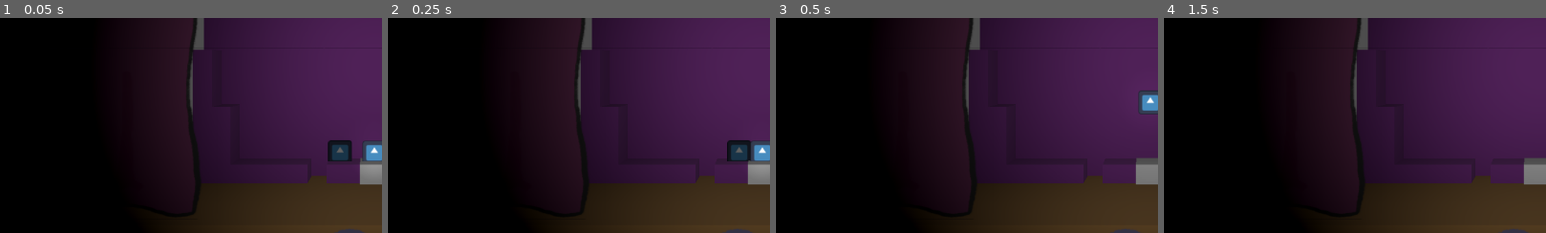
Above: before the commit, frames 1-4 (left to right).
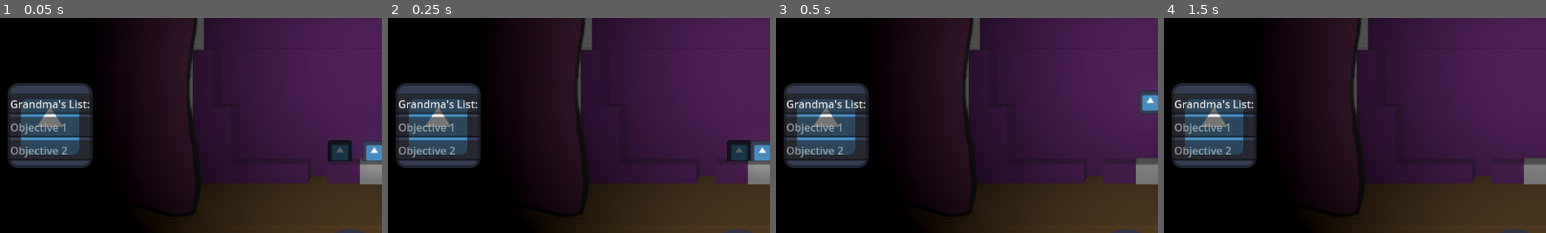
Above: after the commit, the same moments.

Repository: Dolphcode/ggj-2024
Game: Godot game, scene res://Scenes/game.tscn
Two runs of this game, one before a commit and one after it. Both use one fixed random seed, a clock stepped at 60 frames per second and the inputs below. The engine's default icon, where the game draws it, is replaced by a stand-in: a white triangle on a blue panel in a dark square.
Inputs:
- Up to frame 1 (0.05 s): no input
- Up to frame 2 (0.25 s): no input
- Up to frame 3 (0.5 s): no input
- Up to frame 4 (1.5 s): hold D (right) 0.53-1.28 s; tap Space (jump) at 0.77 s; hold Down (ui_down) from 1.28 s (still down)
The pictures show only the part of the screen within x 1-51%, y 39-89%; the shares and areas given below are measured in that part.

The runs differ from the first frame. In frame 1, 8.7% of the frame differs, in the area x 2-25%, y 30-70%; in frame 2, 8.7%; in frame 3, 8.7%; in frame 4, 8.7%.

Commit message:
Added more stuff

Diff:
--- a/Enemies/Scirpts/parent_enemy.gd
+++ b/Enemies/Scirpts/parent_enemy.gd
@@ -1,8 +1,8 @@
 class_name ParentEnemy
 extends CharacterBody3D
 
-const SPEED = 3.0
-const JUMP_VELOCITY = 13.0
+@export var SPEED = 3.0
+@export var JUMP_VELOCITY = 13.0
 
 @onready var detect_platform = $LedgeDetection
 @onready var detect_Jump = $JumpDetection
--- a/Scenes/game.tscn
+++ b/Scenes/game.tscn
@@ -13,6 +13,23 @@
 [ext_resource type="PackedScene" uid="uid://cw71uxwrs2lbp" path="res://Scenes/Stages/test_stage.tscn" id="6_eh5rh"]
 [ext_resource type="Script" path="res://Scripts/Levels/stage_hunting.gd" id="7_rdpkj"]
 [ext_resource type="Script" path="res://Scripts/Levels/stage_collect.gd" id="8_y8ohe"]
+
+[sub_resource type="Animation" id="Animation_7argu"]
+resource_name = "Close"
+tracks/0/type = "position_3d"
+tracks/0/imported = false
+tracks/0/enabled = true
+tracks/0/path = NodePath("LeftCurtain")
+tracks/0/interp = 1
+tracks/0/loop_wrap = true
+tracks/0/keys = PackedFloat32Array(0, 1, -10.946, 5.748, 3.709, 1, 1, -6.44633, 5.7484, 3.70924)
+tracks/1/type = "position_3d"
+tracks/1/imported = false
+tracks/1/enabled = true
+tracks/1/path = NodePath("RightCurtain")
+tracks/1/interp = 1
+tracks/1/loop_wrap = true
+tracks/1/keys = PackedFloat32Array(0, 1, 11.567, 5.748, 3.709, 1, 1, 5.76654, 5.7484, 3.70924)
 
 [sub_resource type="Animation" id="Animation_odrgf"]
 resource_name = "Open"
@@ -30,23 +47,6 @@
 tracks/1/interp = 1
 tracks/1/loop_wrap = true
 tracks/1/keys = PackedFloat32Array(0, 1, 5.76654, 5.7484, 3.70924, 1, 1, 11.567, 5.748, 3.709)
-
-[sub_resource type="Animation" id="Animation_7argu"]
-resource_name = "Close"
-tracks/0/type = "position_3d"
-tracks/0/imported = false
-tracks/0/enabled = true
-tracks/0/path = NodePath("LeftCurtain")
-tracks/0/interp = 1
-tracks/0/loop_wrap = true
-tracks/0/keys = PackedFloat32Array(0, 1, -10.946, 5.748, 3.709, 1, 1, -6.44633, 5.7484, 3.70924)
-tracks/1/type = "position_3d"
-tracks/1/imported = false
-tracks/1/enabled = true
-tracks/1/path = NodePath("RightCurtain")
-tracks/1/interp = 1
-tracks/1/loop_wrap = true
-tracks/1/keys = PackedFloat32Array(0, 1, 11.567, 5.748, 3.709, 1, 1, 5.76654, 5.7484, 3.70924)
 
 [sub_resource type="AnimationLibrary" id="AnimationLibrary_kya12"]
 _data = {
@@ -163,5 +163,30 @@
 offset_right = 40.0
 offset_bottom = 40.0
 
+[node name="List_Background_Image" type="Sprite2D" parent="CanvasLayer"]
+position = Vector2(87, 414)
+texture = ExtResource("3_3osvo")
+
+[node name="ObjectiveList" type="VBoxContainer" parent="CanvasLayer/List_Background_Image"]
+offset_left = -64.0
+offset_top = -48.0
+offset_right = 65.0
+offset_bottom = 53.0
+
+[node name="ObjectiveTitle" type="LineEdit" parent="CanvasLayer/List_Background_Image/ObjectiveList"]
+layout_mode = 2
+text = "Grandma's List:"
+expand_to_text_length = true
+
+[node name="Objective1" type="LineEdit" parent="CanvasLayer/List_Background_Image/ObjectiveList"]
+layout_mode = 2
+placeholder_text = "Objective 1"
+expand_to_text_length = true
+
+[node name="Objective2" type="LineEdit" parent="CanvasLayer/List_Background_Image/ObjectiveList"]
+layout_mode = 2
+placeholder_text = "Objective 2"
+expand_to_text_length = true
+
 [connection signal="animation_finished" from="Stage/CurtainAnimation" to="LevelLoader" method="_on_curtain_animation_animation_finished"]
 [connection signal="hurt" from="Player" to="CanvasLayer/HeartContainer" method="_on_player_hurt"]
--- /dev/null
+++ b/start_menu.gd
@@ -0,0 +1,25 @@
+extends Node3D
+
+
+@onready var start = $CanvasLayer/VBoxContainer/Start_Button
+@onready var settings = $CanvasLayer/VBoxContainer/Setting_Button
+@onready var end = $CanvasLayer/VBoxContainer/End_Button
+
+# Called when the node enters the scene tree for the first time.
+func _ready():
+	pass # Replace with function body.
+
+# Called every frame. 'delta' is the elapsed time since the previous frame.
+func _process(delta):
+	pass
+
+func _on_start_button_pressed():
+	pass # Replace with function body.
+
+
+func _on_setting_button_pressed():
+	pass # Replace with function body.
+
+
+func _on_end_button_pressed():
+	pass # Replace with function body.
--- /dev/null
+++ b/start_menu.tscn
@@ -0,0 +1,105 @@
+[gd_scene load_steps=7 format=3 uid="uid://c3y75nh3t7mkl"]
+
+[ext_resource type="Texture2D" uid="uid://64xdi55ithqq" path="res://Assets/Sprites/Left_Curtain.png" id="1_1ydln"]
+[ext_resource type="Script" path="res://start_menu.gd" id="1_lquxl"]
+[ext_resource type="Texture2D" uid="uid://c6ti0oshm7cj8" path="res://Assets/Sprites/Right_Curtain.png" id="2_a71gf"]
+[ext_resource type="Texture2D" uid="uid://dli8ao3tpwxb2" path="res://Assets/icon.svg" id="3_ysjac"]
+
+[sub_resource type="LabelSettings" id="LabelSettings_t8xvh"]
+font_size = 100
+
+[sub_resource type="Environment" id="Environment_swh4b"]
+background_mode = 2
+ambient_light_source = 1
+reflected_light_source = 1
+
+[node name="Start_Menu" type="Node3D"]
+script = ExtResource("1_lquxl")
+
+[node name="LeftCurtain" type="Sprite3D" parent="."]
+transform = Transform3D(0.8, 0, 0, 0, 0.8, 0, 0, 0, 0.8, -6.50232, 5.748, 3.709)
+modulate = Color(0.517647, 0.517647, 0.517647, 1)
+shaded = true
+alpha_cut = 2
+texture = ExtResource("1_1ydln")
+
+[node name="RightCurtain" type="Sprite3D" parent="."]
+transform = Transform3D(0.8, 0, 0, 0, 0.8, 0, 0, 0, 0.8, 6.69792, 5.748, 3.709)
+modulate = Color(0.517647, 0.517647, 0.517647, 1)
+shaded = true
+alpha_cut = 2
+texture = ExtResource("2_a71gf")
+
+[node name="CanvasLayer" type="CanvasLayer" parent="."]
+
+[node name="Label" type="Label" parent="CanvasLayer"]
+anchors_preset = 5
+anchor_left = 0.5
+anchor_right = 0.5
+offset_left = -104.0
+offset_top = 112.0
+offset_right = 106.0
+offset_bottom = 249.0
+grow_horizontal = 2
+text = "Title"
+label_settings = SubResource("LabelSettings_t8xvh")
+horizontal_alignment = 1
+vertical_alignment = 1
+
+[node name="VBoxContainer" type="VBoxContainer" parent="CanvasLayer"]
+anchors_preset = -1
+anchor_left = 0.474826
+anchor_top = 0.497685
+anchor_right = 0.474826
+anchor_bottom = 0.497685
+offset_left = -35.0
+offset_top = -50.5
+offset_right = 35.0
+offset_bottom = 50.5
+grow_horizontal = 2
+grow_vertical = 2
+scale = Vector2(2, 2)
+theme_override_constants/separation = 4
+alignment = 1
+metadata/_edit_use_anchors_ = true
+
+[node name="Start_Button" type="Button" parent="CanvasLayer/VBoxContainer"]
+layout_mode = 2
+text = "Start"
+
+[node name="Setting_Button" type="Button" parent="CanvasLayer/VBoxContainer"]
+layout_mode = 2
+text = "Settings"
+
+[node name="End_Button" type="Button" parent="CanvasLayer/VBoxContainer"]
+layout_mode = 2
+text = "Quit"
+
+[node name="TVHost" type="Sprite2D" parent="CanvasLayer"]
+position = Vector2(922, 154)
+texture = ExtResource("3_ysjac")
+
+[node name="SubViewportContainer" type="SubViewportContainer" parent="."]
+offset_right = 40.0
+offset_bottom = 40.0
+
+[node name="SubViewport" type="SubViewport" parent="SubViewportContainer"]
+handle_input_locally = false
+size = Vector2i(1152, 648)
+render_target_update_mode = 4
+
+[node name="Camera3D" type="Camera3D" parent="SubViewportContainer/SubViewport"]
+transform = Transform3D(1, 0, 0, 0, 1, 0, 0, 0, 1, 0, 5.664, 11.7913)
+
+[node name="WorldEnvironment" type="WorldEnvironment" parent="."]
+environment = SubResource("Environment_swh4b")
+
+[node name="SpotLight3D" type="SpotLight3D" parent="."]
+transform = Transform3D(1, 0, 0, 0, 1, 0, 0, 0, 1, 0, 4.90506, 10.5272)
+light_energy = 16.0
+spot_range = 46.1253
+spot_angle = 67.5
+
+[connection signal="pressed" from="CanvasLayer/VBoxContainer/Start_Button" to="." method="_on_start_button_pressed"]
+[connection signal="pressed" from="CanvasLayer/VBoxContainer/Setting_Button" to="." method="_on_setting_button_pressed"]
+[connection signal="pressed" from="CanvasLayer/VBoxContainer/End_Button" to="." method="_on_end_button_pressed"]
